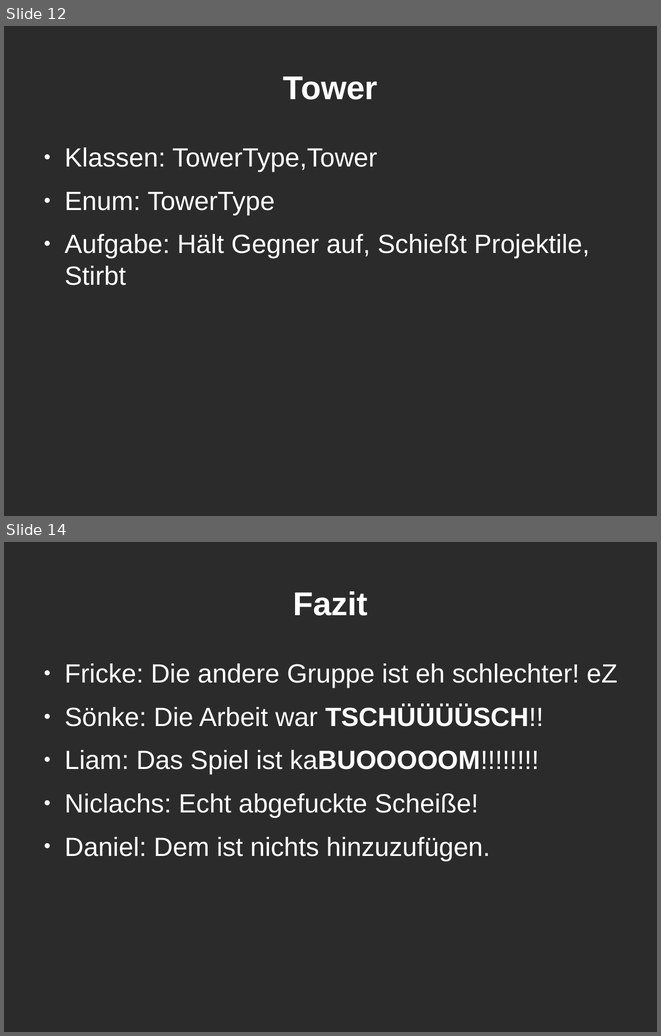
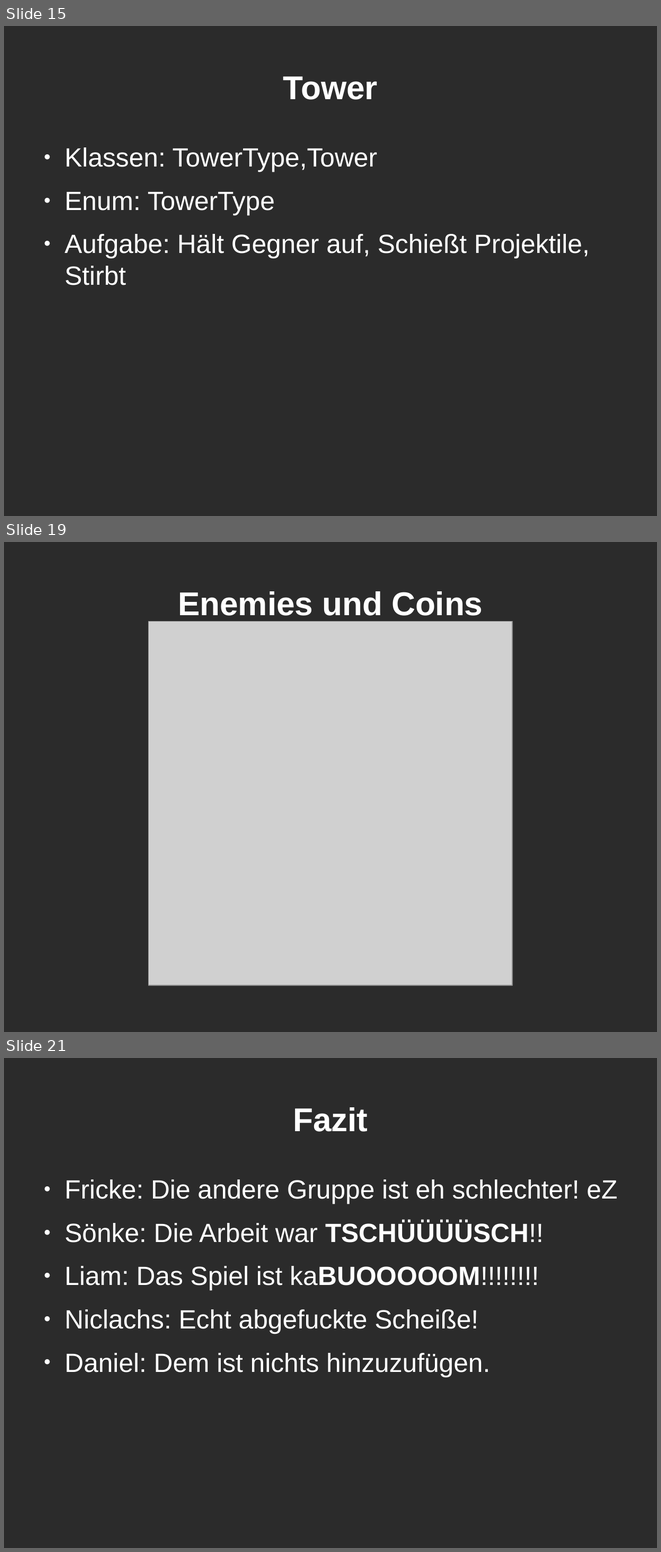
Before and after one commit to Leo1998/Kabuom, a slide deck: projektpräsentation.odp. Shown one above the other, each under a label of ours: slides 12 and 14 before the commit, slides 15, 19 and 21 after it; the slides between them are not shown. The pictures are 661x1036 and 661x1552 pixels, drawn with LibreOffice and Linux fonts; fonts in the diff are those of the drawing; grey boxes stand for pictures; background and template pictures are left out; a plain dark background stands for a picture behind light text. Boxes give left, top, right and bottom in pixels: in the first picture for what was removed or moved away, otherwise in the second. Text is boxed around its words. In the diff, an @@ line names an element or a change of style, - is before the commit and + after.

```diff
--- a/projektpräsentation.odp
+++ b/projektpräsentation.odp
@@ slide 19 added at [4,542,657,1032], background picture (left out) @@
@@ title added at [178,591,483,622], 40 pt, text #FFFFFF, bold @@
+Enemies und Coins
@@ picture added at [149,622,512,985] @@
@@ what was slide 12 is now slide 15 @@
@@ what was slide 14 is now slide 21 @@
```
Also in this commit, not shown: 1 slide changed, 8 other slides added, 2 slides removed, 6 other files.
